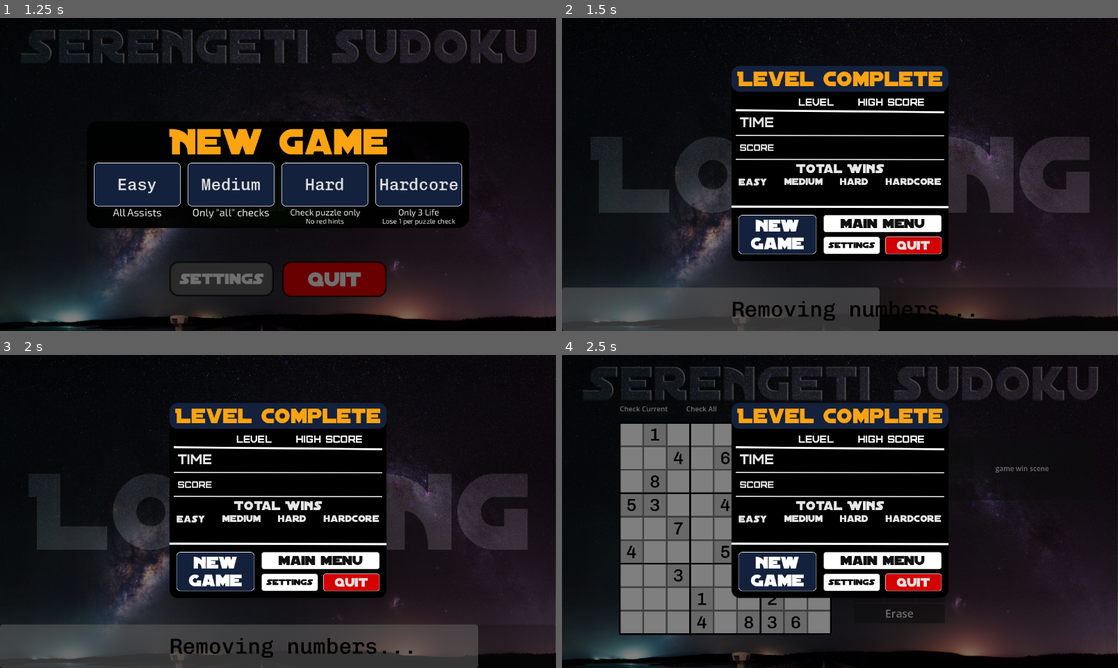
Above: before the commit, frames 1-4 (two rows, left to right).
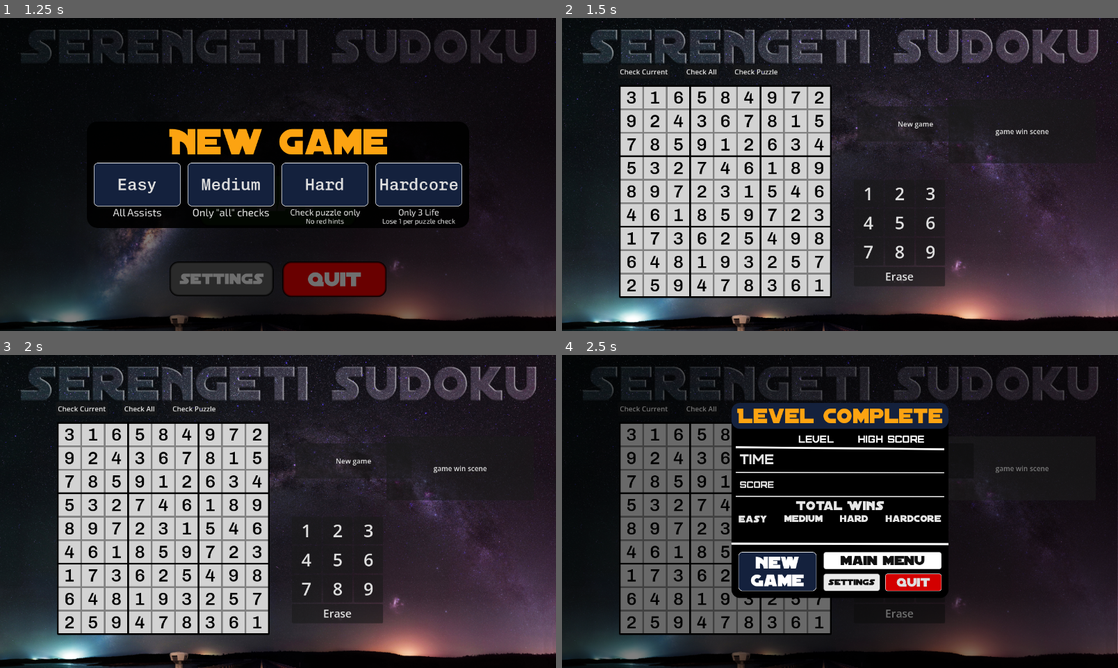
Above: after the commit, the same moments.

Repository: Convy32/Serengeti-Sudoku
Game: Godot game, scene res://main_menu.tscn
Same seed, same stepped clock (60 frames per second), same inputs: the game is played once before the commit and once after it.
Inputs:
- Up to frame 1 (1.25 s): click "Play" at 0.5 s
- Up to frame 2 (1.5 s): click "Medium" at 1.25 s
- Up to frame 3 (2 s): no input
- Up to frame 4 (2.5 s): click "game win scene" at 2 s

Frame 1 is identical in both runs. In frame 2, 61% of the frame differs, in the area x 0-100%, y 0-100%; in frame 3, 62%; in frame 4, 1.4%.

Commit message:
Add win counts, debug mode

Diff:
--- a/sudoku/game.tscn
+++ b/sudoku/game.tscn
@@ -22,6 +22,18 @@
 [sub_resource type="Theme" id="Theme_7jktm"]
 Button/font_sizes/font_size = 40
 
+[sub_resource type="StyleBoxFlat" id="StyleBoxFlat_lc2xo"]
+bg_color = Color(0.91576976, 0.91576916, 0.9157695, 1)
+border_width_left = 1
+border_width_top = 1
+border_width_right = 1
+border_width_bottom = 1
+border_color = Color(0.49803922, 0.49803922, 0.49803922, 1)
+corner_radius_top_left = 5
+corner_radius_top_right = 5
+corner_radius_bottom_right = 5
+corner_radius_bottom_left = 5
+
 [node name="Control" type="Control" unique_id=591113563]
 layout_mode = 3
 anchors_preset = 15
@@ -31,8 +43,8 @@
 grow_vertical = 2
 theme = SubResource("Theme_feb5d")
 script = ExtResource("2_ryrav")
-metadata/_edit_vertical_guides_ = [640.0, 606.0, 602.0, 874.0]
-metadata/_edit_horizontal_guides_ = [453.0, 543.0, 453.0]
+metadata/_edit_vertical_guides_ = [1318.0, 1338.0, 1368.0, 1420.0]
+metadata/_edit_horizontal_guides_ = [-31.0, -41.0]
 
 [node name="MainMenu720" type="Sprite2D" parent="." unique_id=1643750564]
 position = Vector2(640, 360)
@@ -230,6 +242,7 @@
 vertical_alignment = 1
 
 [node name="GameWin" type="Control" parent="." unique_id=1862584902]
+visible = false
 anchors_preset = 0
 offset_right = 1280.0
 offset_bottom = 720.0
@@ -269,6 +282,7 @@
 offset_bottom = 543.0
 theme = ExtResource("12_7sc4i")
 theme_override_font_sizes/font_size = 20
+theme_override_styles/normal = SubResource("StyleBoxFlat_lc2xo")
 text = "Settings"
 
 [node name="Quit" type="Button" parent="GameWin" unique_id=395692271]
@@ -281,11 +295,70 @@
 theme_override_font_sizes/font_size = 30
 text = "Quit"
 
+[node name="Label" type="Label" parent="GameWin" unique_id=1209106570]
+layout_mode = 0
+offset_left = 556.0
+offset_top = 217.0
+offset_right = 596.0
+offset_bottom = 265.0
+
+[node name="Label2" type="Label" parent="GameWin" unique_id=1312152465]
+layout_mode = 0
+offset_left = 737.0
+offset_top = 219.0
+offset_right = 777.0
+offset_bottom = 267.0
+
+[node name="Label3" type="Label" parent="GameWin" unique_id=292774405]
+layout_mode = 0
+offset_left = 742.0
+offset_top = 273.0
+offset_right = 782.0
+offset_bottom = 321.0
+
+[node name="Label4" type="Label" parent="GameWin" unique_id=605883156]
+layout_mode = 0
+offset_left = 560.0
+offset_top = 273.0
+offset_right = 600.0
+offset_bottom = 321.0
+
+[node name="Label5" type="Label" parent="GameWin" unique_id=1051403633]
+layout_mode = 0
+offset_left = 416.0
+offset_top = 386.0
+offset_right = 456.0
+offset_bottom = 434.0
+
+[node name="Label6" type="Label" parent="GameWin" unique_id=1310379511]
+layout_mode = 0
+offset_left = 537.0
+offset_top = 386.0
+offset_right = 577.0
+offset_bottom = 434.0
+
+[node name="Label7" type="Label" parent="GameWin" unique_id=447014826]
+layout_mode = 0
+offset_left = 650.0
+offset_top = 386.0
+offset_right = 690.0
+offset_bottom = 434.0
+
+[node name="Label8" type="Label" parent="GameWin" unique_id=1132785032]
+layout_mode = 0
+offset_left = 792.0
+offset_top = 388.0
+offset_right = 832.0
+offset_bottom = 436.0
+
 [node name="GameLose" type="Control" parent="." unique_id=894196565]
 visible = false
 anchors_preset = 0
 offset_right = 1280.0
 offset_bottom = 720.0
+
+[node name="TimeTimer" type="Timer" parent="." unique_id=1429012144]
+process_callback = 0
 
 [connection signal="pressed" from="Button" to="." method="show_game_win"]
 [connection signal="id_pressed" from="MenuBar/Check Current" to="." method="_on_check_current_id_pressed"]
@@ -305,3 +378,4 @@
 [connection signal="pressed" from="GameWin/NewGame" to="." method="_on_new_game_pressed"]
 [connection signal="pressed" from="GameWin/Button" to="." method="gameover_mainmenu_button_pressed"]
 [connection signal="pressed" from="GameWin/Quit" to="." method="gameover_quit_button_pressed"]
+[connection signal="timeout" from="TimeTimer" to="." method="time_tracking"]
--- a/sudoku/game_over_buttons.tres
+++ b/sudoku/game_over_buttons.tres
@@ -3,11 +3,12 @@
 [ext_resource type="FontFile" uid="uid://bicjk5v1qejgw" path="res://SF Distant Galaxy.ttf" id="1_57ap4"]
 
 [sub_resource type="StyleBoxFlat" id="StyleBoxFlat_i2k4n"]
+bg_color = Color(0.8534875, 0.85348773, 0.85348743, 1)
 border_width_left = 1
 border_width_top = 1
 border_width_right = 1
 border_width_bottom = 1
-border_color = Color(1, 1, 1, 1)
+border_color = Color(0.49803922, 0.49803922, 0.49803922, 1)
 corner_radius_top_left = 5
 corner_radius_top_right = 5
 corner_radius_bottom_right = 5
@@ -26,11 +27,12 @@
 corner_radius_bottom_left = 5
 
 [sub_resource type="StyleBoxFlat" id="StyleBoxFlat_44psc"]
+bg_color = Color(0.7921569, 0.7921569, 0.7921569, 1)
 border_width_left = 1
 border_width_top = 1
 border_width_right = 1
 border_width_bottom = 1
-border_color = Color(1, 1, 1, 1)
+border_color = Color(0.49803922, 0.49803922, 0.49803922, 1)
 corner_radius_top_left = 5
 corner_radius_top_right = 5
 corner_radius_bottom_right = 5
@@ -38,6 +40,8 @@
 
 [resource]
 Button/colors/font_color = Color(0.06666667, 0.06666667, 0.06666667, 1)
+Button/colors/font_hover_color = Color(0, 0, 0, 1)
+Button/colors/font_pressed_color = Color(0, 0, 0, 1)
 Button/fonts/font = ExtResource("1_57ap4")
 Button/styles/hover = SubResource("StyleBoxFlat_i2k4n")
 Button/styles/normal = SubResource("StyleBoxFlat_57ap4")
--- a/sudoku/globals.gd
+++ b/sudoku/globals.gd
@@ -8,3 +8,17 @@
 var difficulty = "easy"
 
 var health = 3
+
+var debug = true
+
+var score = 0
+var time = 0
+
+var wins = {
+	"easy": 0,
+	"medium": 0,
+}
+var easy_wins = 0
+var medium_wins = 0
+var hard_wins = 0
+var harcore_wins = 0
--- a/sudoku/main.gd
+++ b/sudoku/main.gd
@@ -5,6 +5,8 @@
 @export var global_grid_container = GridContainer
 
 func _ready() -> void:
+	Globals.time = 0
+
 	randomize()
 	start_generation(Globals.difficulty)
 
@@ -145,11 +147,16 @@
 	get_tree().quit()
 
 func game_win():
+	$TimeTimer.stop()
+
+	Globals.wins[Globals.difficulty] += 1
+
+
 	$GameWin.visible = true
 
 func game_lose():
-	var game_selector = new_game.instantiate(PackedScene.GEN_EDIT_STATE_INSTANCE)
-	add_child(game_selector)
+	$TimeTimer.stop()
+	$GameLose.visible = true
 
 func _on_new_game_pressed() -> void:
 	var game_selector = new_game.instantiate(PackedScene.GEN_EDIT_STATE_INSTANCE)
@@ -185,7 +192,12 @@
 		grid_space.box_value = ""
 		grid_space.label.text = ""
 
-
+func time_tracking():
+	Globals.time += 1
+	print(Globals.time)
+
+func score():
+	pass
 
 
 
@@ -222,22 +234,24 @@
 	load_puzzle()
 
 func generate_and_load_chunked(selected_difficulty: String) -> void:
-	# Chunk 1: Create empty grid
 	solution = make_empty_grid()
 	await get_tree().process_frame
 	loading_screen.update_progress(20, "Building solution...")
 
-	# Chunk 2: Fill grid
 	fill_grid(solution)
 	await get_tree().process_frame
 	loading_screen.update_progress(40, "Solution complete...")
 
-	# Chunk 3: Copy to puzzle
+	if Globals.debug:
+		puzzle = duplicate_grid(solution)
+		loading_screen.update_progress(100, "Debug mode: full grid")
+		await get_tree().process_frame
+		return
+
 	puzzle = duplicate_grid(solution)
 	await get_tree().process_frame
 	loading_screen.update_progress(50, "Removing numbers...")
 
-	# Chunk 4: Remove numbers (do this in smaller chunks)
 	await remove_numbers_chunked(puzzle, selected_difficulty)
 
 	loading_screen.update_progress(100, "Done!")
@@ -259,7 +273,6 @@
 	var attempts := removals * 3
 	var chunk_size := 1  # Process X removals per frame
 	var chunk_count := 0
-
 	while removed < removals and attempts > 0:
 		attempts -= 1
 		var r := randi() % SIZE
@@ -284,7 +297,7 @@
 			await get_tree().process_frame
 			var progress = (float(removed) / float(removals)) * 50
 			var total_progress = 50 + progress
-			loading_screen.update_progress(total_progress, "Removing numbers...")
+			loading_screen.update_progress(total_progress, "Adding numbers...")
 
 func make_empty_grid() -> Array:
 	var grid := []
@@ -363,3 +376,5 @@
 		space.color = Color.LIGHT_GRAY if puzzle[r][c] != 0 else Color.WHITE
 		if puzzle[r][c] != 0:
 			space.fixed = true
+
+		$TimeTimer.start()
